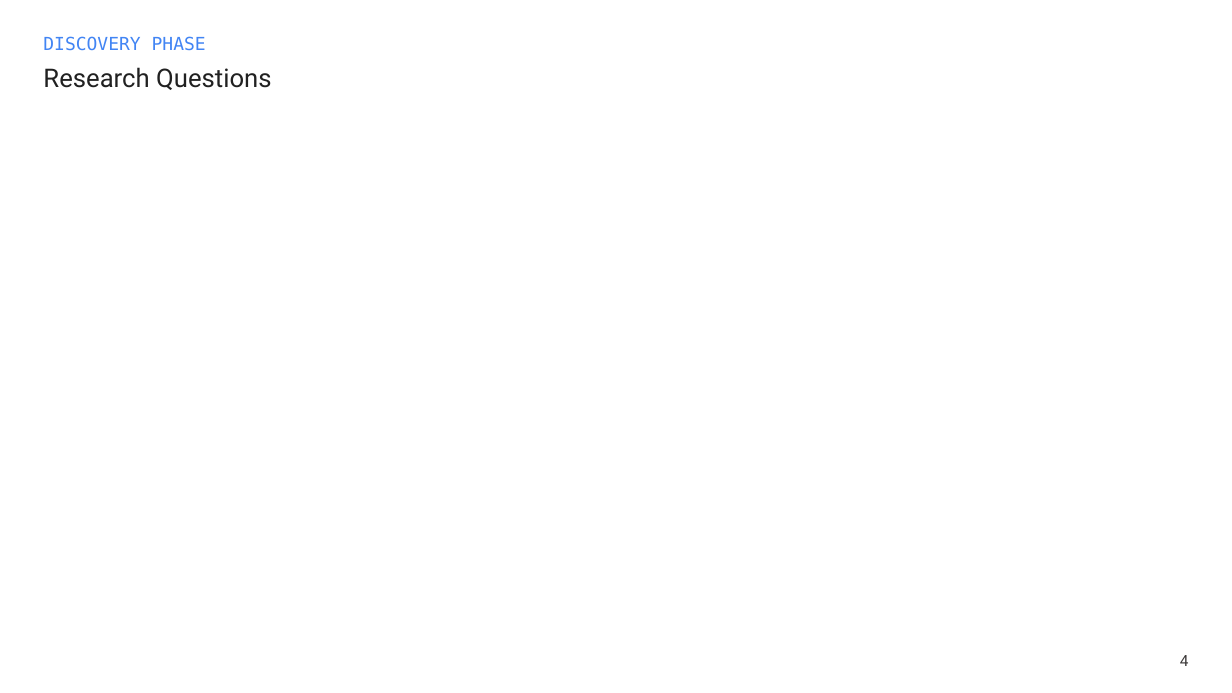
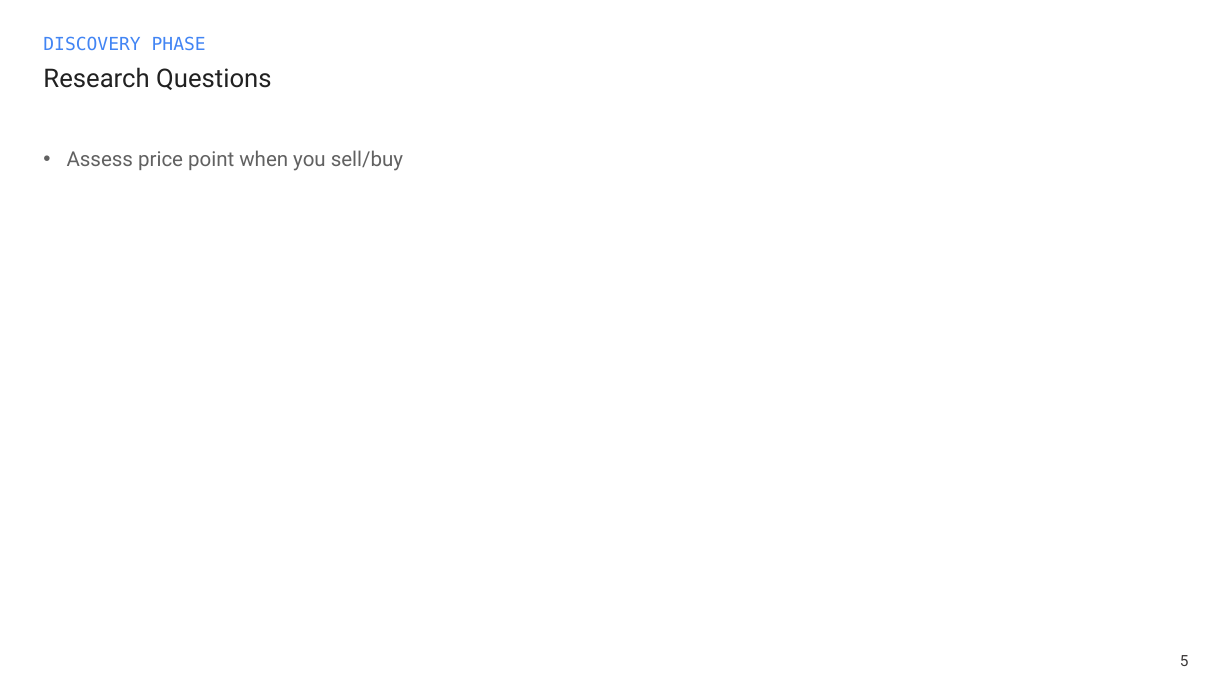
Before and after one commit to AlexGalczak/ML-Ames, a slide deck: slide 5 of ppt/ML-Ames.pptx (slide 4 before the commit). Drawn at 1232x693 pixels with LibreOffice and Linux fonts; fonts in the diff are those of the drawing. Boxes give left, top, right and bottom in pixels: in the first picture for what was removed or moved away, otherwise in the second. Text is boxed around its words. In the diff, an @@ line names an element or a change of style, - is before the commit and + after.

```diff
--- a/ppt/ML-Ames.pptx
+++ b/ppt/ML-Ames.pptx
@@ text added at (67,150,403,171), 16 pt, text #616161 @@
+• Assess price point when you sell/buy
@@ page number at (1180,655,1189,666): text changed @@
-4
+5
```
Also in this commit, not shown: 8 other slides changed, 1 slide added, 2 other files.
